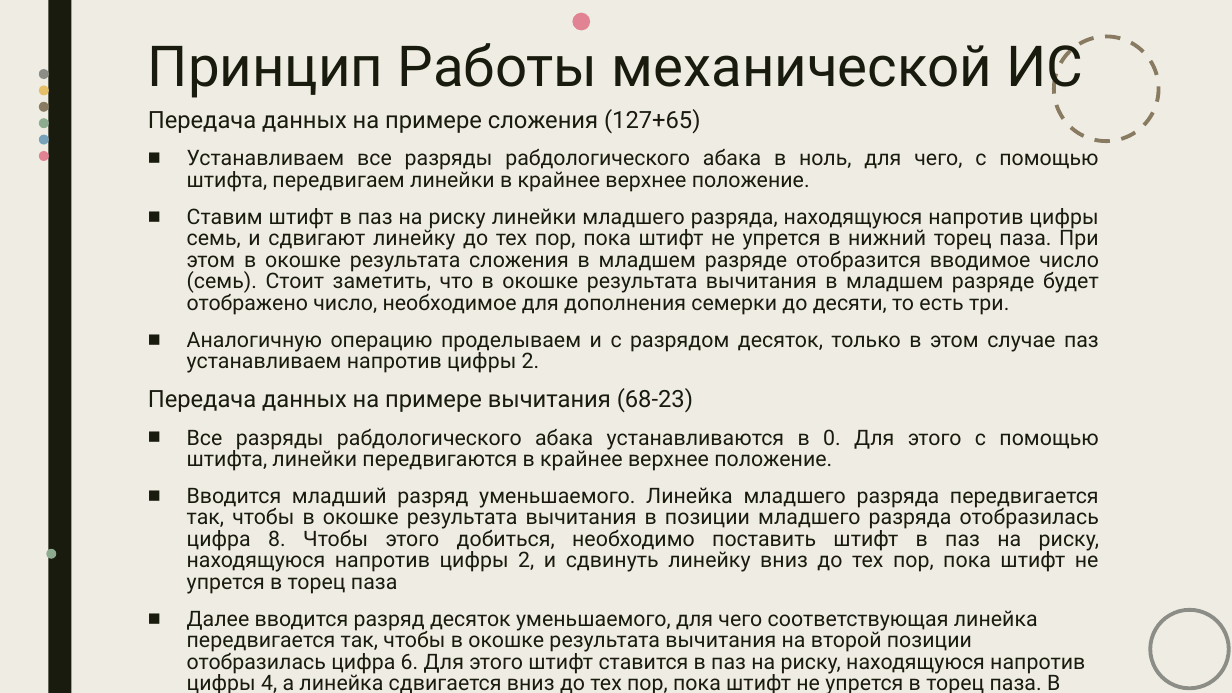
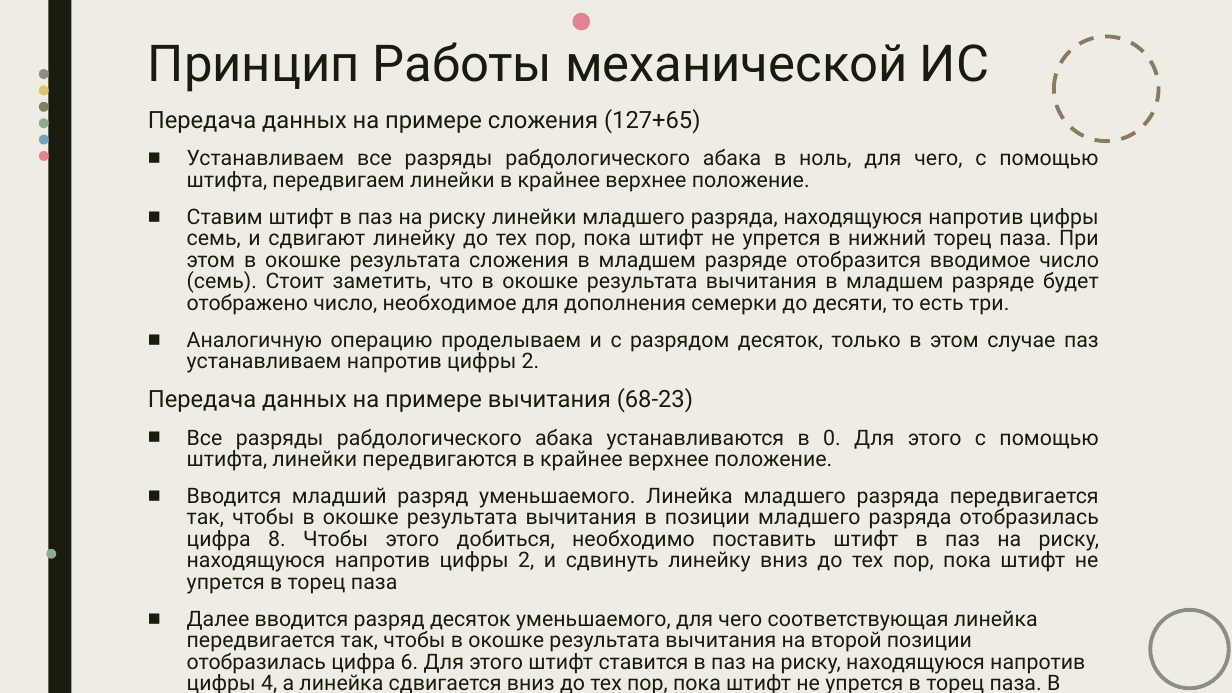
Before and after one commit to blissnyashki/Operating-System.-Laboratory-Work-, a slide deck: slide 4 of Презентация1.pptx. Drawn at 1232x693 pixels with LibreOffice and Linux fonts; fonts in the diff are those of the drawing. Boxes give left, top, right and bottom in pixels: in the first picture for what was removed or moved away, otherwise in the second. Text is boxed around its words. In the diff, an @@ line names an element or a change of style, - is before the commit and + after.

Commit message:
added new slides to the presentation

```diff
--- a/Презентация1.pptx
+++ b/Презентация1.pptx
@@ title "Принцип Работы механической ИС" at box(148, 42, 989, 92): size 44 to 39.6 pt @@
```
Also in this commit, not shown: 2 slides added.
